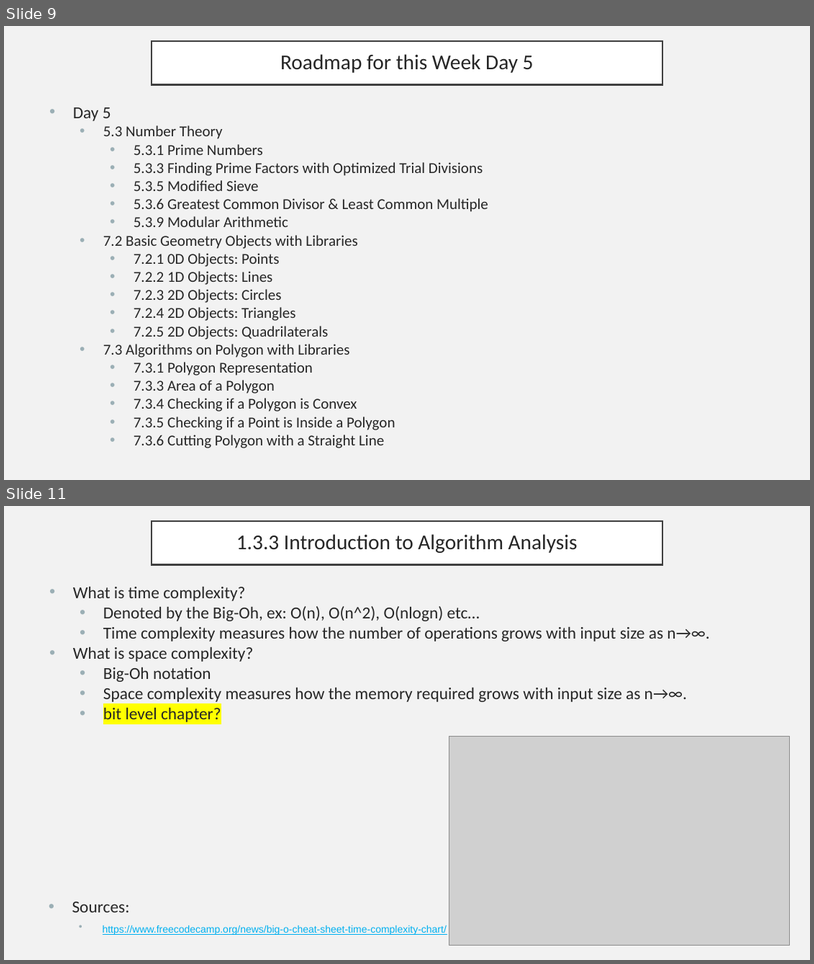
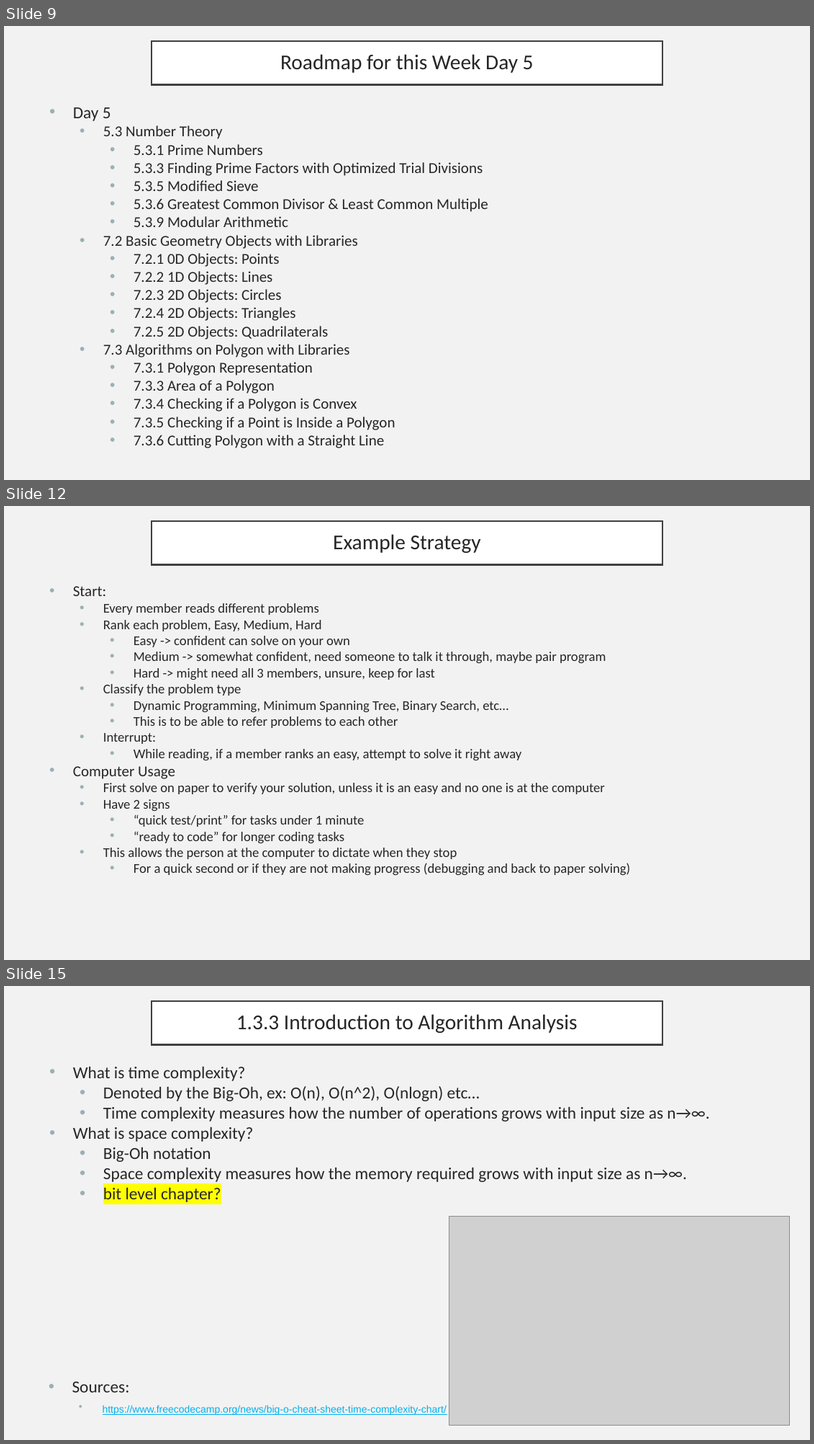
Before and after one commit to ryan-pelchat/competitive-programming-bootcamp-summer-2026, a slide deck: slides/day0_slides.pptx. Shown one above the other, each under a label of ours: slides 9 and 11 before the commit, slides 9, 12 and 15 after it; the slides between them are not shown. The pictures are 814x964 and 814x1444 pixels, drawn with LibreOffice and Linux fonts; fonts in the diff are those of the drawing; grey boxes stand for pictures. Boxes give left, top, right and bottom in pixels: in the first picture for what was removed or moved away, otherwise in the second. Text is boxed around its words. In the diff, an @@ line names an element or a change of style, - is before the commit and + after.

```diff
--- a/slides/day0_slides.pptx
+++ b/slides/day0_slides.pptx
@@ slide 12 added at (4,506,810,960), background #F2F2F2 @@
@@ title added at (152,521,663,565), fill #FFFFFF, outline #404040 2.5 pt, 25.2 pt, text #262626 @@
+Example Strategy
@@ text added at (73,586,630,875), 16 pt, text #262626 @@
+• Start:
+  • Every member reads different problems
+  • Rank each problem, Easy, Medium, Hard
+    • Easy -> confident can solve on your own
+    • Medium -> somewhat confident, need someone to talk it through, maybe pair program
+    • Hard -> might need all 3 members, unsure, keep for last
+  • Classify the problem type
+    • Dynamic Programming, Minimum Spanning Tree, Binary Search, etc…
+    • This is to be able to refer problems to each other
+  • Interrupt:
+    • While reading, if a member ranks an easy, attempt to solve it right away
+• Computer Usage
+  • First solve on paper to verify your solution, unless it is an easy and no one is at the computer
+  • Have 2 signs
+    • “quick test/print” for tasks under 1 minute
+    • “ready to code” for longer coding tasks
+  • This allows the person at the computer to dictate when they stop
+    • For a quick second or if they are not making progress (debugging and back to paper solving)
@@ what was slide 11 is now slide 15 @@
```
Also in this commit, not shown: 3 slides changed, 4 other slides added, 1 slide removed, 6 other files.
